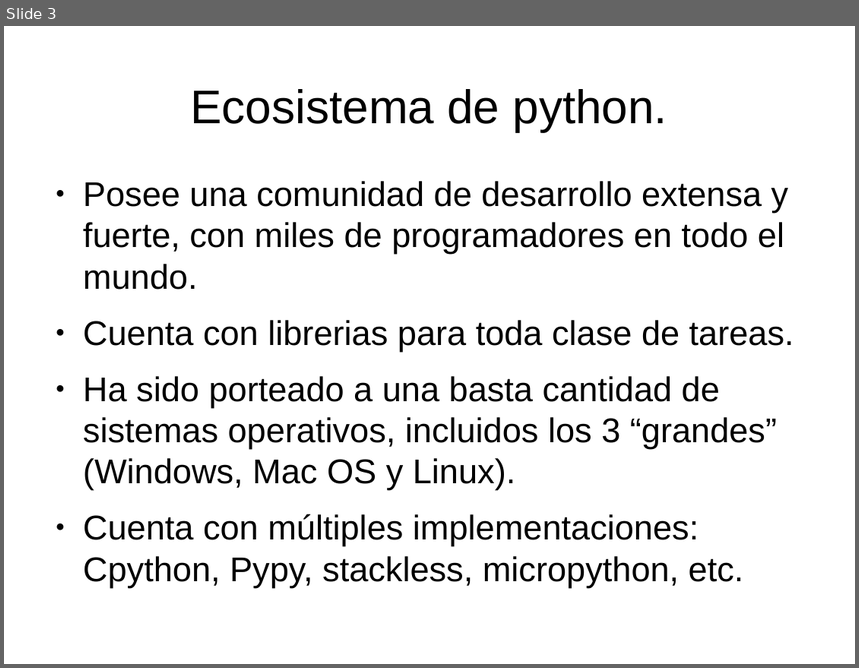
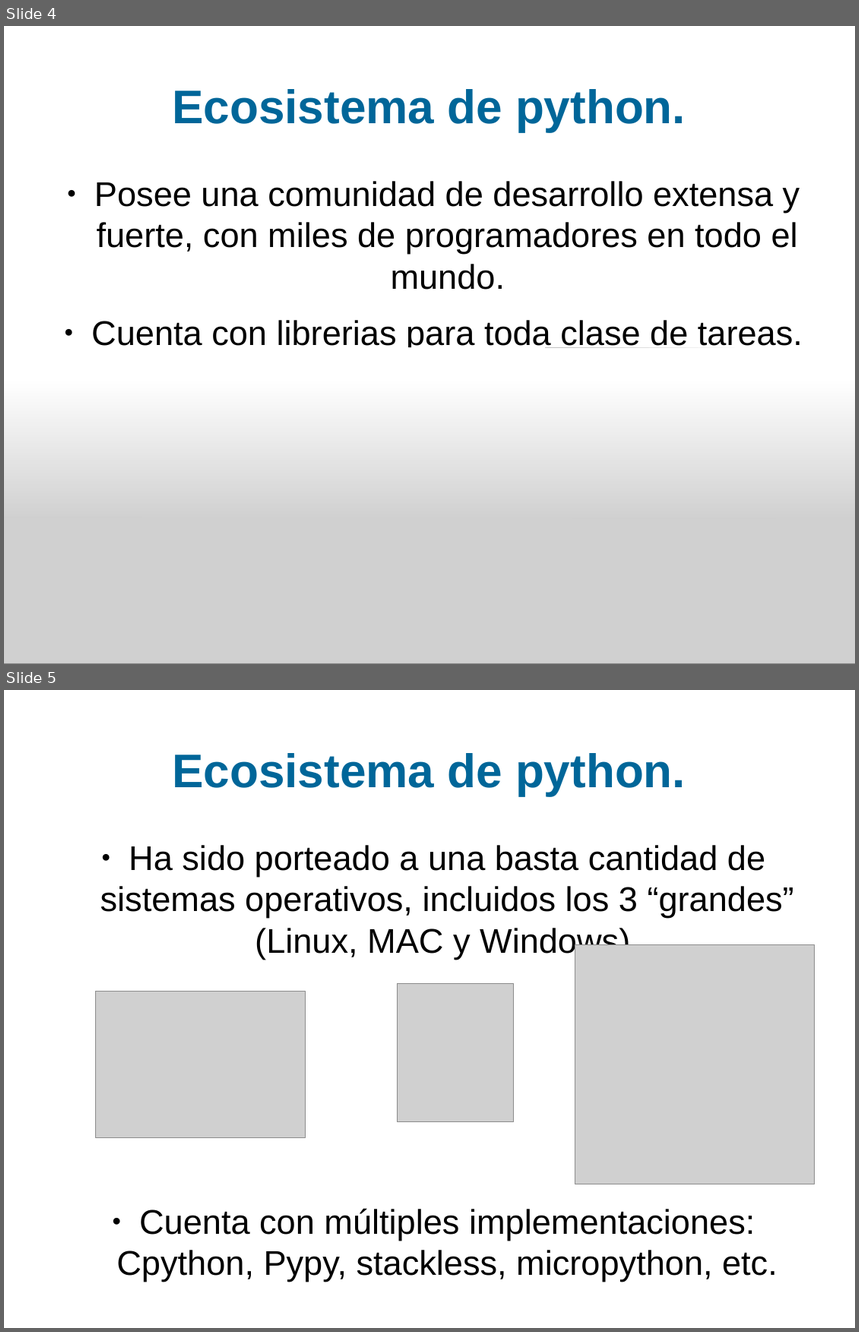
Before and after one commit to joksan/Presentaciones, a slide deck: Breve introduccion a Python/Breve introduccion a Python.odp. Shown one above the other, each under a label of ours: slide 3 before the commit, slides 4 and 5 after it. The pictures are 859x668 and 859x1332 pixels, drawn with LibreOffice and Linux fonts; fonts in the diff are those of the drawing; grey boxes stand for pictures. Boxes give left, top, right and bottom in pixels: in the first picture for what was removed or moved away, otherwise in the second. Text is boxed around its words. In the diff, an @@ line names an element or a change of style, - is before the commit and + after.

Commit message:
cambios de detalles a presentacion de python.

```diff
--- a/Breve introduccion a Python/Breve introduccion a Python.odp
+++ b/Breve introduccion a Python/Breve introduccion a Python.odp
@@ slide 5 added at [4, 690, 855, 1328], background #FFFFFF @@
@@ title added at [173, 753, 686, 796], 44 pt, text #006699, bold @@
+Ecosistema de python.
@@ text added at [101, 845, 794, 1282], 32 pt, text #000000 @@
+● Ha sido porteado a una basta cantidad de sistemas operativos, incluidos los 3 “grandes” (Linux, MAC y Windows).
+● Cuenta con múltiples implementaciones: Cpython, Pypy, stackless, micropython, etc.
@@ picture added at [576, 945, 815, 1184] @@
@@ picture added at [397, 983, 514, 1122] @@
@@ picture added at [96, 991, 305, 1138] @@
@@ what was slide 3 is now slide 4 @@
@@ slide 4 changed as well @@
@@ title "Ecosistema de python." at [173, 89, 686, 132]: text colour #000000 to #006699, bold on @@
@@ text "Posee una comunidad de desarrollo ..." at [91, 181, 803, 348]: alignment left to centre @@
@@ rectangle added at [4, 347, 855, 519], fill gradient #FFFFFF @@
@@ picture added at [4, 379, 855, 664] @@
@@ text at [83, 376, 777, 547]: paragraphs removed @@
-● Ha sido porteado a una basta cantidad de sistemas operativos, incluidos los 3 “grandes” (Windows, Mac OS y Linux).
-● Cuenta con múltiples implementaciones: Cpython, Pypy, stackless, micropython, etc.
```
Also in this commit, not shown: 16 other slides changed, 5 other slides added, 1 slide removed.
